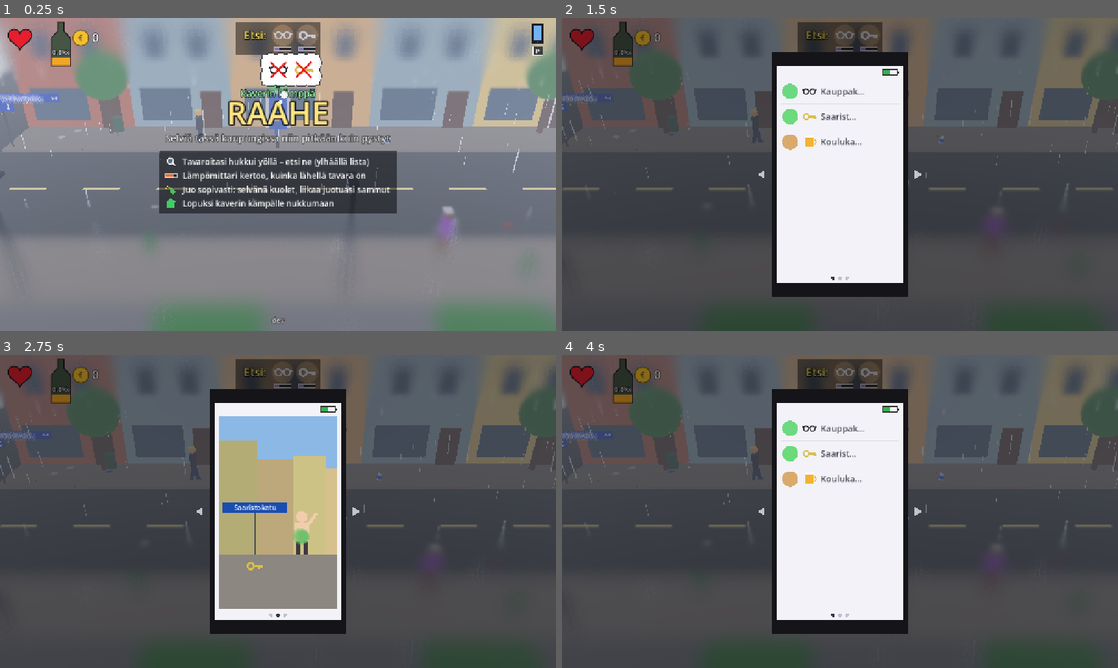
Above: before the commit, frames 1-4 (two rows, left to right).
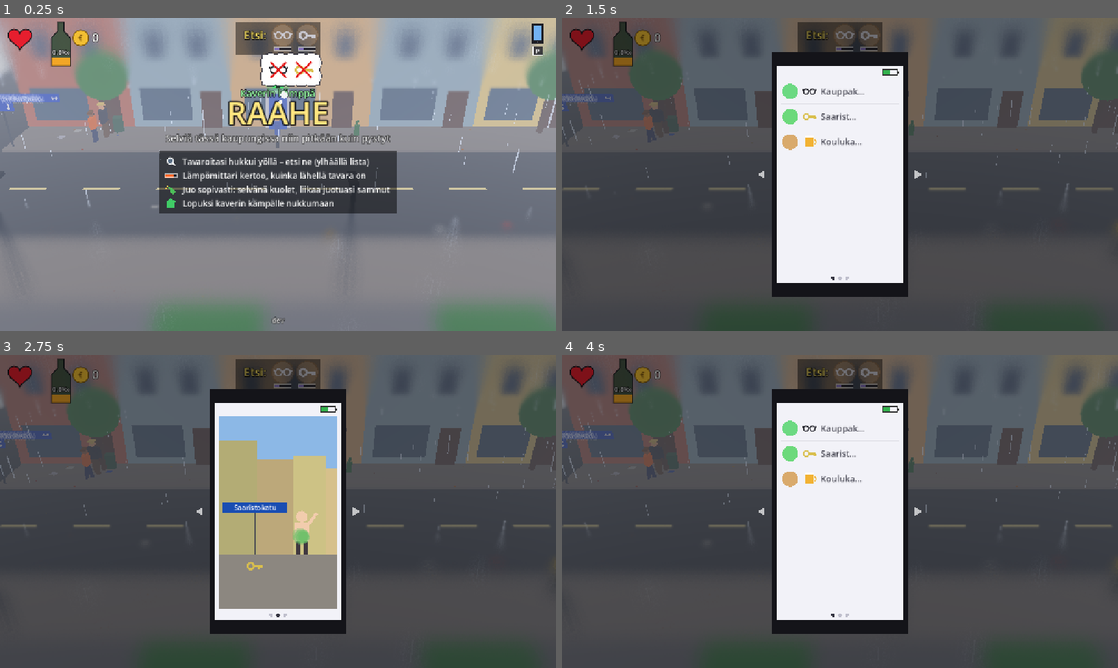
Above: after the commit, the same moments.

Repository: Ecculi/GoodMorningMoonshine
Game: Godot game, scene res://scenes/main.tscn
The game is run twice, just before and just after one commit, with the same random seed, the same clock (stepped at 60 frames per second) and the same inputs.
Inputs (mouse positions are in pixels of both pictures, inside the frame that each line leads up to):
- Up to frame 1 (0.25 s): no input
- Up to frame 2 (1.5 s): tap Enter at 0.5 s; move the mouse to (962, 158) at 0.52 s; hold Right (move_right) 0.53-1.25 s; hold Shift (run) 0.53-1.25 s; tap P (phone) at 0.6 s; click (962, 158) at 0.67 s; drag from (728, 190) to (812, 237) at 1.27 s
- Up to frame 3 (2.75 s): move the mouse to (333, 442) at 2.02 s; hold Right (move_right) from 2.03 s (still down); hold Space (action) from 2.03 s (still down); tap Shift (run) at 2.3 s
- Up to frame 4 (4 s): release Right (move_right) at 2.75 s; release Space (action) at 2.75 s; drag from (812, 574) to (673, 464) at 2.77 s; tap Enter at 3.5 s; move the mouse to (1006, 558) at 3.52 s; hold Left (move_left) from 3.53 s (still down); hold Shift (run) from 3.53 s (still down)

The runs differ from the first frame. In frame 1, 0.5% of the frame differs, in the area x 15-82%, y 26-74%; in frame 2, 0.2%; in frame 3, 0.2%; in frame 4, 0.2%.

Commit message:
Street cleaning special day: a slow sweeper crawls through every block sucking up what lies on the street; lost things get dumped a few blocks away; it knocks you over (#23)
Co-Authored-By: Claude Opus 5.5 <noreply@anthropic.com>
Claude-Session: https://claude.ai/code/session_014p1PedxCUJaxVSrPU9jmLz

Diff:
--- a/scripts/debug_tools.gd
+++ b/scripts/debug_tools.gd
@@ -53,6 +53,8 @@
 	_button("F4 tietyö", _roadworks)
 	_button("F3 myrsky", _storm)
 	_button("pakkanen", _frost)
+	_button("Kärpät", func(): _special("karpat"))
+	_button("siivous", func(): _special("cleanup"))
 
 
 func _build_help() -> void:
@@ -339,6 +341,16 @@
 	main._enter_block(main.segment, main.player.position, main.player.facing)
 
 
+## Special day on / off (the street is rebuilt).
+func _special(kind: String) -> void:
+	var main = get_parent()
+	if main == null or not main.has_method("_enter_block"):
+		return
+	GameState.special_day = "" if GameState.special_day == kind else kind
+	main._enter_block(main.segment, main.player.position, main.player.facing)
+	main.hud.show_special()
+
+
 ## Hard frost on / off (the street is rebuilt).
 func _frost() -> void:
 	var main = get_parent()
--- a/scripts/main.gd
+++ b/scripts/main.gd
@@ -20,6 +20,7 @@
 const ModalUI = preload("res://scripts/modal_ui.gd")
 const DebugTools = preload("res://scripts/debug_tools.gd")
 const Car = preload("res://scripts/car.gd")
+const Sweeper = preload("res://scripts/sweeper.gd")
 
 ## Battery use per second while the phone is open, by page.
 ## Battery per second of use, by page. Drains only while the phone is open.
@@ -89,6 +90,9 @@
 var items: Array = []
 var lost_nodes: Array = []
 var cars: Array = []
+## Street cleaning day: the sweeper in this block (at most one at a time).
+var sweepers: Array = []
+var _sweeper_timer := 2.0
 var _car_timer := 3.0
 var rng := RandomNumberGenerator.new()
 
@@ -362,6 +366,10 @@
 	for c in cars:
 		c.queue_free()
 	cars.clear()
+	for sw in sweepers:
+		sw.queue_free()
+	sweepers.clear()
+	_sweeper_timer = rng.randf_range(1.0, 6.0)
 	_car_timer = rng.randf_range(2.0, 8.0)
 	for ln in lost_nodes:
 		ln.queue_free()
@@ -1763,6 +1771,34 @@
 	return null
 
 
+func remove_sweeper(sw) -> void:
+	sweepers.erase(sw)
+	sw.queue_free()
+
+
+## The sweeper sucked up one of the player's lost things: it ends up dumped
+## in some block two to four blocks away (the phone map follows it).
+func lost_swept(ln) -> void:
+	var id: String = ln.id
+	lost_nodes.erase(ln)
+	ln.queue_free()
+	popup("slurp", ln.position + Vector3(0, 1.2, 0), Color(1, 0.6, 0.4), 1.2)
+	hud.think([id])
+	if not GameState.placements.has(id):
+		return
+	var seg := segment
+	for attempt in 100:
+		var cand := CityMap.random_segment(rng)
+		var d := GameState.seg_distance(cand, segment)
+		if d >= 2.0 and d <= 4.0 and CityMap.is_open(cand):
+			seg = cand
+			break
+	GameState.placements[id] = [seg, Vector3(rng.randf_range(-12.0, 12.0), 0.0, _random_z())]
+	for h in GameState.phone_map_hints:
+		if h["id"] == id:
+			h["seg"] = seg
+
+
 ## Someone hit the politician: the aides go for the player and the police
 ## always come.
 func politician_attacked(pos: Vector3) -> void:
@@ -1852,6 +1888,18 @@
 			rd.setup(rng, rdir)
 			add_child(rd)
 			riders.append(rd)
+	# Street cleaning day: a sweeper comes through every block now and then
+	# (also along the pedestrian street).
+	if GameState.special_day == "cleanup" and sweepers.is_empty():
+		_sweeper_timer -= dt
+		if _sweeper_timer <= 0.0:
+			_sweeper_timer = rng.randf_range(15.0, 30.0)
+			var sd := 1 if rng.randf() < 0.5 else -1
+			var sw = Sweeper.new()
+			sw.main = self
+			sw.setup(rng, sd)
+			add_child(sw)
+			sweepers.append(sw)
 	if _is_pedestrian_street():
 		return
 	_car_timer -= dt
--- a/scripts/player.gd
+++ b/scripts/player.gd
@@ -427,6 +427,17 @@
 	GameState.damage(6.0, "bike")
 	main.hud.flash_hurt()
 	_maybe_fall_asleep()
+
+
+## Walked into the street sweeper: knocked over.
+func hit_by_sweeper(dir: int) -> void:
+	running = false
+	_press_time = -1.0
+	GameState.fell_down()
+	_go_ragdoll(Vector3(dir * 2.5, 1.4, randf_range(-0.6, 0.6)), 1.4)
+	GameState.damage(10.0, "car")
+	main.hud.flash_hurt()
+	main.popup("!", position + Vector3(0, 2.2, 0), Color(1, 0.6, 0.2))
 
 
 func run_over(car_dir: int) -> void:
--- /dev/null
+++ b/scripts/sweeper.gd
@@ -0,0 +1,130 @@
+extends Node3D
+## Street sweeper (street cleaning special day). Crawls slowly along one
+## sidewalk or the street with its brushes spinning and an amber light
+## blinking, and sucks up everything lying in its way: bottles, cans,
+## food, coins and the player's own lost things (those are dumped in some
+## other block further away). Walk into it and it knocks you over. Lives
+## in world time.
+
+const Item = preload("res://scripts/item.gd")
+
+const SPEED := 1.5
+const HALF_LEN := 1.4
+const HALF_WIDTH := 0.8
+## How wide a strip the brushes sweep.
+const SWEEP_HALF := 1.1
+const EDGE_X := 30.0
+## Lanes it drives in: the far sidewalk, the street, the near sidewalk.
+const LANES := [-6.4, -1.25, 4.0]
+
+var main
+var dir := 1
+var _brushes: Array = []
+var _beacon: MeshInstance3D
+var _t := 0.0
+var _hit_cool := 0.0
+
+
+func setup(rng: RandomNumberGenerator, d: int) -> void:
+	dir = d
+	position = Vector3(-EDGE_X * d, 0, LANES[rng.randi() % LANES.size()])
+	var orange := Color(0.95, 0.5, 0.1)
+	_box(Vector3(-0.3 * dir, 0.75, 0), Vector3(2.0, 1.0, 1.4), orange)
+	_box(Vector3(0.75 * dir, 1.05, 0), Vector3(0.9, 1.3, 1.3), orange.lightened(0.1))  # cab
+	_box(Vector3(1.21 * dir, 1.3, 0), Vector3(0.04, 0.6, 1.1), Color(0.3, 0.4, 0.5))  # windscreen
+	_box(Vector3(-0.3 * dir, 0.75, 0.71), Vector3(1.8, 0.12, 0.02), Color(0.95, 0.95, 0.95))  # stripe
+	for wx in [-0.9, 0.7]:
+		for wz in [-0.62, 0.62]:
+			var w := MeshInstance3D.new()
+			var cm := CylinderMesh.new()
+			cm.top_radius = 0.25
+			cm.bottom_radius = 0.25
+			cm.height = 0.18
+			w.mesh = cm
+			w.material_override = _mat(Color(0.08, 0.08, 0.08))
+			w.rotation.x = PI * 0.5
+			w.position = Vector3(wx * dir, 0.25, wz)
+			add_child(w)
+	# Round brushes under the front corners.
+	for bz in [-0.55, 0.55]:
+		var b := MeshInstance3D.new()
+		var bm := CylinderMesh.new()
+		bm.top_radius = 0.38
+		bm.bottom_radius = 0.38
+		bm.height = 0.08
+		b.mesh = bm
+		b.material_override = _mat(Color(0.25, 0.2, 0.12))
+		b.position = Vector3(HALF_LEN * dir, 0.06, bz)
+		add_child(b)
+		_brushes.append(b)
+	_beacon = _box(Vector3(0.75 * dir, 1.8, 0), Vector3(0.2, 0.16, 0.2), Color(1.0, 0.65, 0.1))
+	var m: StandardMaterial3D = _beacon.material_override
+	m.emission_enabled = true
+	m.emission = Color(1.0, 0.6, 0.1)
+
+
+func _process(_delta: float) -> void:
+	var dt: float = GameState.world_dt
+	if dt <= 0.0 or main == null:
+		return
+	_t += dt
+	_hit_cool = maxf(0.0, _hit_cool - dt)
+	position.x += dir * SPEED * dt
+	for b in _brushes:
+		b.rotation.y += dt * 12.0 * dir
+	var bm: StandardMaterial3D = _beacon.material_override
+	bm.emission_energy_multiplier = 3.0 if int(_t * 3.0) % 2 == 0 else 0.3
+	_sweep()
+	_check_hits()
+	if absf(position.x) > EDGE_X + 1.0:
+		main.remove_sweeper(self)
+
+
+## Sucks up whatever lies on the ground in front of it.
+func _sweep() -> void:
+	var front := position.x + dir * HALF_LEN
+	for it in main.items.duplicate():
+		if not is_instance_valid(it) or it.state != Item.St.GROUND or it == main.player.hand_item:
+			continue
+		var p: Vector3 = it.global_position
+		if absf(p.x - front) < 0.5 and absf(p.z - position.z) < SWEEP_HALF:
+			main.popup("slurp", p + Vector3(0, 1.0, 0), Color(0.9, 0.9, 0.95), 0.8)
+			main.remove_item(it)
+	for ln in main.lost_nodes.duplicate():
+		if ln.high > 0.0 or ln.has_meta("flying"):
+			continue
+		if absf(ln.position.x - front) < 0.5 and absf(ln.position.z - position.z) < SWEEP_HALF:
+			main.lost_swept(ln)
+
+
+## Walking into it (or standing in its way) knocks the character over.
+func _check_hits() -> void:
+	if _hit_cool > 0.0:
+		return
+	var p = main.player
+	if not p.is_helpless() and absf(p.position.x - position.x) < HALF_LEN + 0.3 \
+			and absf(p.position.z - position.z) < HALF_WIDTH + 0.3:
+		_hit_cool = 1.5
+		p.hit_by_sweeper(dir)
+	for n in main.npcs:
+		if not n.is_down() and absf(n.position.x - position.x) < HALF_LEN + 0.3 \
+				and absf(n.position.z - position.z) < HALF_WIDTH + 0.3:
+			n.position.z += 1.2 if n.position.z > position.z else -1.2  # steps aside
+
+
+func _mat(c: Color) -> StandardMaterial3D:
+	var m := StandardMaterial3D.new()
+	m.albedo_color = c
+	m.roughness = 0.6
+	return m
+
+
+func _box(pos: Vector3, size: Vector3, c: Color) -> MeshInstance3D:
+	var mi := MeshInstance3D.new()
+	var bm := BoxMesh.new()
+	bm.size = size
+	mi.mesh = bm
+	mi.material_override = _mat(c)
+	mi.position = pos
+	add_child(mi)
+	return mi
Not shown, changed: DESIGN.md
